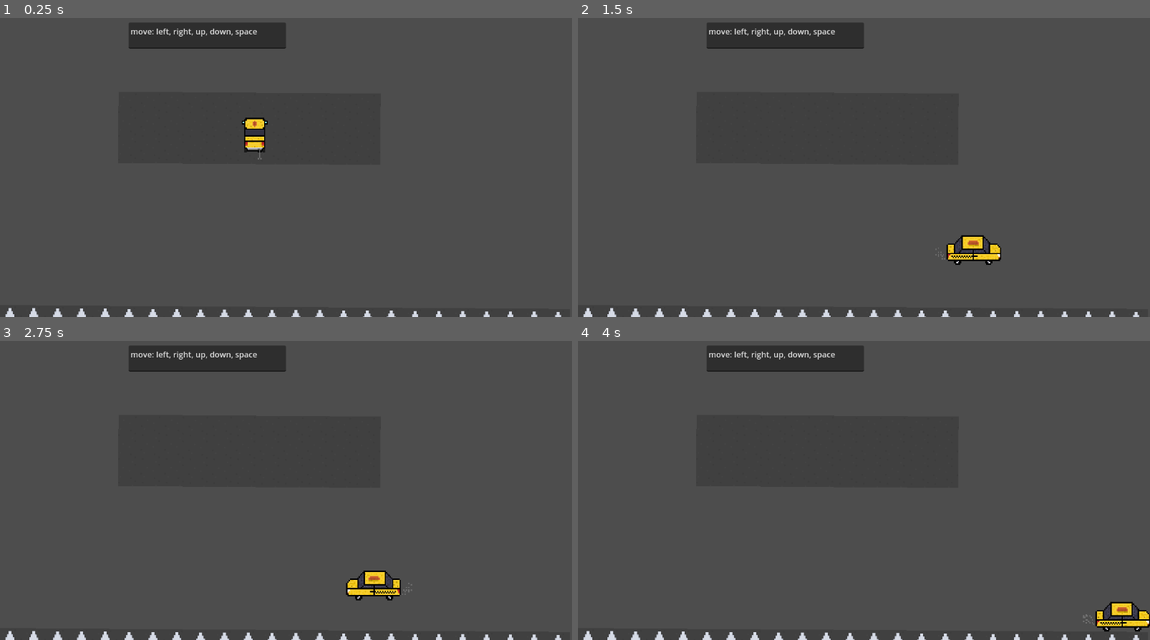
Above: before the commit, frames 1-4 (two rows, left to right).
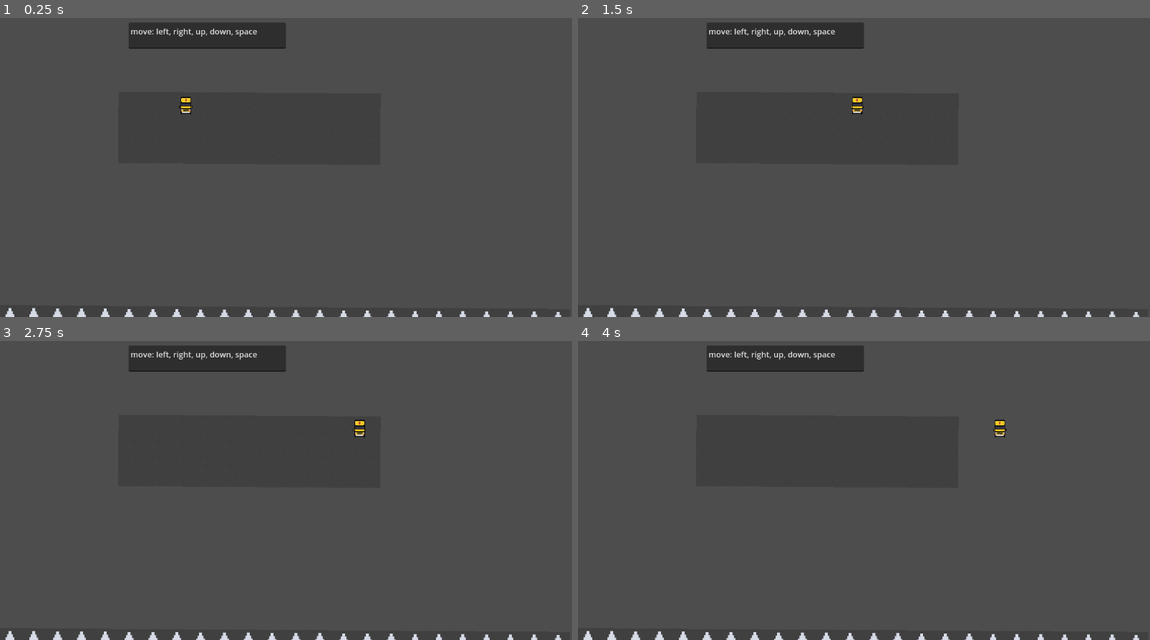
Above: after the commit, the same moments.

Repository: Ficli/IKT_projekt4
Game: Godot game, scene res://main.tscn
The game is run twice, just before and just after one commit, with the same random seed, the same clock (stepped at 60 frames per second) and the same inputs.
Inputs:
- Up to frame 1 (0.25 s): no input
- Up to frame 2 (1.5 s): tap Enter (ui_accept) at 0.5, 0.6, 0.77, 1.07, 1.35 s; hold Right (ui_right) from 0.53 s (still down)
- Up to frame 3 (2.75 s): tap Enter (ui_accept) at 1.52, 1.82, 2.1 s; release Right (ui_right) at 2.03 s; hold Left (ui_left) from 2.03 s (still down)
- Up to frame 4 (4 s): release Left (ui_left) at 2.78 s; hold Right (ui_right) from 2.78 s (still down); tap Enter (ui_accept) at 2.85, 3.02, 3.32, 3.6, 3.77 s

The runs differ from the first frame. In frame 1, 0.5% of the frame differs, in the area x 31-47%, y 26-48%; in frame 2, 0.8%; in frame 3, 0.8%; in frame 4, 0.8%, in the area x 72-100%, y 26-98%.

Commit message:
Default Taxi
Movement setup

Diff:
--- a/main.tscn
+++ b/main.tscn
@@ -1,7 +1,8 @@
-[gd_scene load_steps=18 format=3 uid="uid://ftn83ohfktya"]
+[gd_scene load_steps=19 format=3 uid="uid://ftn83ohfktya"]
 
 [ext_resource type="Texture2D" uid="uid://cw4msbeomrrix" path="res://Assets/Other Sprites/Tilemap/tilemap_packed.png" id="1_kqmy0"]
 [ext_resource type="PackedScene" uid="uid://dnwjfm4qef5rf" path="res://scenes/taxi.tscn" id="2_fa41h"]
+[ext_resource type="Script" path="res://scenes/taxi.gd" id="3_chvw5"]
 
 [sub_resource type="TileMapPattern" id="TileMapPattern_5b18k"]
 tile_data = PackedInt32Array(0, 2031616, 10, 65536, 2031616, 11)
@@ -3055,6 +3056,7 @@
 
 [node name="CharacterBody2D" parent="." instance=ExtResource("2_fa41h")]
 position = Vector2(-40, -9)
+script = ExtResource("3_chvw5")
 
 [node name="TextEdit" type="TextEdit" parent="."]
 anchors_preset = -1
--- a/project.godot
+++ b/project.godot
@@ -15,6 +15,33 @@
 config/features=PackedStringArray("4.2", "Forward Plus")
 config/icon="res://icon.svg"
 
+[input]
+
+Up={
+"deadzone": 0.5,
+"events": [Object(InputEventKey,"resource_local_to_scene":false,"resource_name":"","device":-1,"window_id":0,"alt_pressed":false,"shift_pressed":false,"ctrl_pressed":false,"meta_pressed":false,"pressed":false,"keycode":0,"physical_keycode":87,"key_label":0,"unicode":119,"echo":false,"script":null)
+, Object(InputEventKey,"resource_local_to_scene":false,"resource_name":"","device":-1,"window_id":0,"alt_pressed":false,"shift_pressed":false,"ctrl_pressed":false,"meta_pressed":false,"pressed":false,"keycode":0,"physical_keycode":4194320,"key_label":0,"unicode":0,"echo":false,"script":null)
+]
+}
+Left={
+"deadzone": 0.5,
+"events": [Object(InputEventKey,"resource_local_to_scene":false,"resource_name":"","device":-1,"window_id":0,"alt_pressed":false,"shift_pressed":false,"ctrl_pressed":false,"meta_pressed":false,"pressed":false,"keycode":0,"physical_keycode":65,"key_label":0,"unicode":97,"echo":false,"script":null)
+, Object(InputEventKey,"resource_local_to_scene":false,"resource_name":"","device":-1,"window_id":0,"alt_pressed":false,"shift_pressed":false,"ctrl_pressed":false,"meta_pressed":false,"pressed":false,"keycode":0,"physical_keycode":4194319,"key_label":0,"unicode":0,"echo":false,"script":null)
+]
+}
+Down={
+"deadzone": 0.5,
+"events": [Object(InputEventKey,"resource_local_to_scene":false,"resource_name":"","device":-1,"window_id":0,"alt_pressed":false,"shift_pressed":false,"ctrl_pressed":false,"meta_pressed":false,"pressed":false,"keycode":0,"physical_keycode":83,"key_label":0,"unicode":115,"echo":false,"script":null)
+, Object(InputEventKey,"resource_local_to_scene":false,"resource_name":"","device":-1,"window_id":0,"alt_pressed":false,"shift_pressed":false,"ctrl_pressed":false,"meta_pressed":false,"pressed":false,"keycode":0,"physical_keycode":4194322,"key_label":0,"unicode":0,"echo":false,"script":null)
+]
+}
+Right={
+"deadzone": 0.5,
+"events": [Object(InputEventKey,"resource_local_to_scene":false,"resource_name":"","device":-1,"window_id":0,"alt_pressed":false,"shift_pressed":false,"ctrl_pressed":false,"meta_pressed":false,"pressed":false,"keycode":0,"physical_keycode":68,"key_label":0,"unicode":100,"echo":false,"script":null)
+, Object(InputEventKey,"resource_local_to_scene":false,"resource_name":"","device":-1,"window_id":0,"alt_pressed":false,"shift_pressed":false,"ctrl_pressed":false,"meta_pressed":false,"pressed":false,"keycode":0,"physical_keycode":4194321,"key_label":0,"unicode":0,"echo":false,"script":null)
+]
+}
+
 [rendering]
 
 renderer/rendering_method="mobile"
--- a/scenes/taxi.gd
+++ b/scenes/taxi.gd
@@ -1,34 +1,40 @@
 extends CharacterBody2D
-
-
-const SPEED = 300.0
-const JUMP_VELOCITY = -400.0
 @onready var sprite_2d = $Sprite2D
 
-# Get the gravity from the project settings to be synced with RigidBody nodes.
-var gravity = ProjectSettings.get_setting("physics/2d/default_gravity")
+var DefSpeed = 250
+var Accelerate = DefSpeed / 10
+var Break = DefSpeed / 30
+#var HandBreak
+var directions = {
+	"Up": {"state": false, "speed": ["y", -DefSpeed]},
+	"Left": {"state": false, "speed": ["x", -DefSpeed]},
+	"Down": {"state": false, "speed": ["y", DefSpeed]},
+	"Right": {"state": false, "speed": ["x", DefSpeed]}
+}
 
 
 func _physics_process(delta):
-	# Add the gravity.
-	if not is_on_floor():
-		velocity.y += gravity * delta
-		sprite_2d.animation = "going_back"
 
-	# Handle jump.
-	if Input.is_action_just_pressed("ui_accept") and is_on_floor():
-		velocity.y = JUMP_VELOCITY
+	#Handle Inputs
+	for key in directions:
 
-	# Get the input direction and handle the movement/deceleration.
-	# As good practice, you should replace UI actions with custom gameplay actions.
-	var direction = Input.get_axis("ui_left", "ui_right")
-	if direction:
-		velocity.x = direction * SPEED
-		sprite_2d.animation = "going_left"
-	else:
-		velocity.x = move_toward(velocity.x, 0, 5)
+		var axis = directions[key]["speed"][0]
+
+		#Get the pressed and released buttons
+		if Input.is_action_just_pressed(key):
+			directions[key]["state"] = true
+		if Input.is_action_just_released(key):
+			directions[key]["state"] = false
+
+		#Accelerate if the key is pressed
+		if directions[key]["state"]:
+			var speed = directions[key]["speed"][1]
+			velocity[axis] = move_toward(velocity[axis], speed, 10)
+
+	# Break if the keys are not pressed
+	if not directions["Up"]["state"] and not directions["Down"]["state"]:
+		velocity.y = move_toward(velocity.y, 0, Break)
+	if not directions["Left"]["state"] and not directions["Right"]["state"]:
+		velocity.x = move_toward(velocity.x, 0, Break)
 
 	move_and_slide()
-
-	var isleft = velocity.x > 0
-	sprite_2d.flip_h = isleft
--- a/scenes/taxi.tscn
+++ b/scenes/taxi.tscn
@@ -1,7 +1,10 @@
 [gd_scene load_steps=20 format=3 uid="uid://dnwjfm4qef5rf"]
 
-[ext_resource type="Script" path="res://scenes/taxi.gd" id="1_kibls"]
 [ext_resource type="Texture2D" uid="uid://wkhfno8ev5e0" path="res://Assets/Taxi's/Default/Default_Taxi_Sprite.png" id="1_utw5r"]
+
+[sub_resource type="AtlasTexture" id="AtlasTexture_h2bfc"]
+atlas = ExtResource("1_utw5r")
+region = Rect2(0, 64, 64, 64)
 
 [sub_resource type="AtlasTexture" id="AtlasTexture_af401"]
 atlas = ExtResource("1_utw5r")
@@ -67,6 +70,14 @@
 animations = [{
 "frames": [{
 "duration": 1.0,
+"texture": SubResource("AtlasTexture_h2bfc")
+}],
+"loop": true,
+"name": &"default",
+"speed": 5.0
+}, {
+"frames": [{
+"duration": 1.0,
 "texture": SubResource("AtlasTexture_af401")
 }, {
 "duration": 1.0,
@@ -127,20 +138,18 @@
 }]
 
 [sub_resource type="RectangleShape2D" id="RectangleShape2D_05qph"]
-size = Vector2(111, 60)
+size = Vector2(32, 50)
 
 [node name="CharacterBody2D" type="CharacterBody2D"]
-script = ExtResource("1_kibls")
 
 [node name="Sprite2D" type="AnimatedSprite2D" parent="."]
 texture_filter = 1
-position = Vector2(552, 263)
-scale = Vector2(2.5, 2.70313)
+position = Vector2(414, 231)
+scale = Vector2(1.25, 1.35157)
 sprite_frames = SubResource("SpriteFrames_6s3mu")
 animation = &"going_back"
-autoplay = "going_left"
-frame_progress = 0.0507633
+autoplay = "default"
 
 [node name="CollisionShape2D" type="CollisionShape2D" parent="."]
-position = Vector2(552, 263)
+position = Vector2(414, 227)
 shape = SubResource("RectangleShape2D_05qph")
